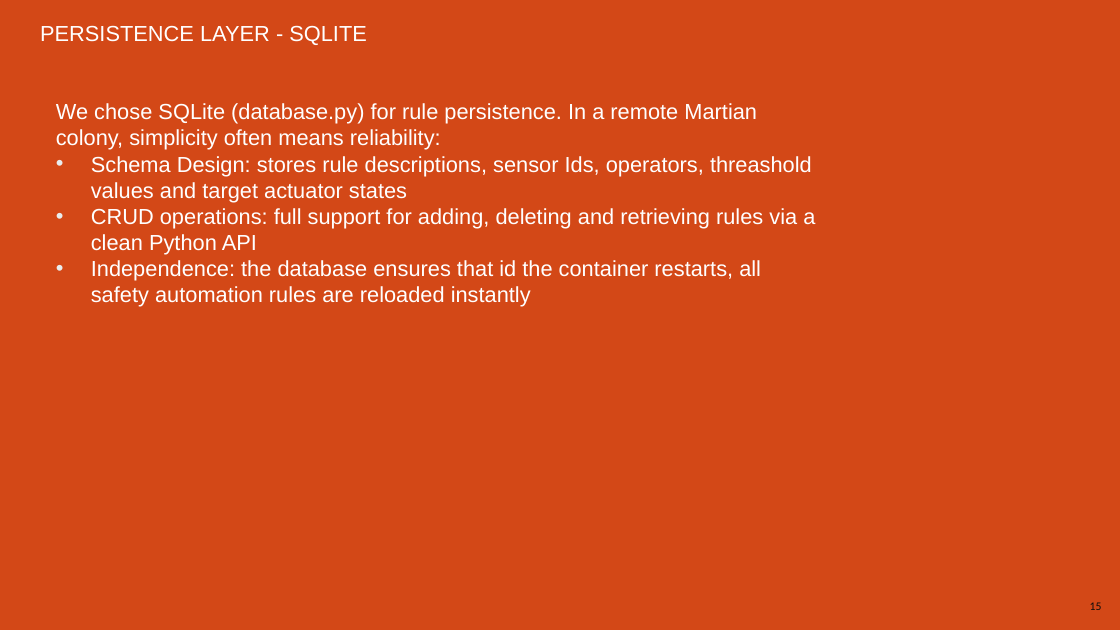
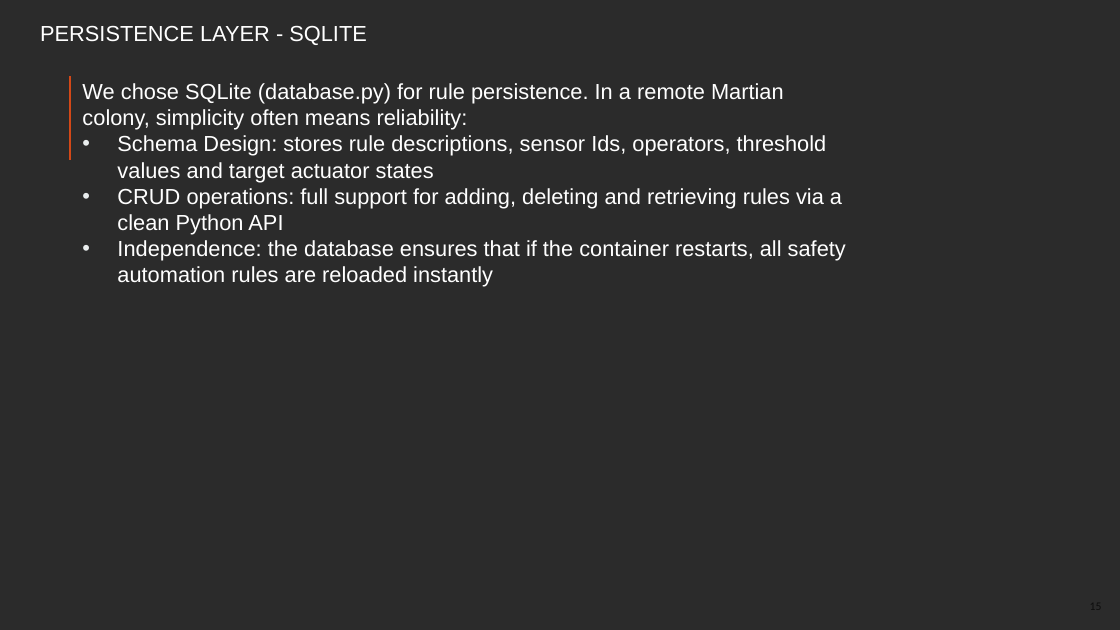
Before and after one commit to danrazin/2056165_ENIGMI, a slide deck: slide 15 of booklets/LAB.pptx. Drawn at 1120x630 pixels with LibreOffice and Linux fonts; fonts in the diff are those of the drawing; background and template pictures are left out; a plain dark background stands for a picture behind light text. Boxes give left, top, right and bottom in pixels: in the first picture for what was removed or moved away, otherwise in the second. Text is boxed around its words. In the diff, an @@ line names an element or a change of style, - is before the commit and + after.

```diff
--- a/booklets/LAB.pptx
+++ b/booklets/LAB.pptx
@@ background #D34817 to picture (left out) @@
@@ text "We chose SQLite (database.py) for ...": place and size @@
-text "We chose SQLite (database.py) for ..." at bbox=[56, 103, 815, 307]
+text "We chose SQLite (database.py) for ..." at bbox=[82, 83, 846, 287]
@@ text at bbox=[117, 135, 827, 182]: text changed @@
-• Schema Design: stores rule descriptions, sensor Ids, operators, threashold values and target actuator states
+• Schema Design: stores rule descriptions, sensor Ids, operators, threshold values and target actuator states
@@ text at bbox=[117, 240, 846, 287]: text changed @@
-• Independence: the database ensures that id the container restarts, all safety automation rules are reloaded instantly
+• Independence: the database ensures that if the container restarts, all safety automation rules are reloaded instantly
```
Also in this commit, not shown: 22 other slides changed, 3 slides added, 1 slide removed.
